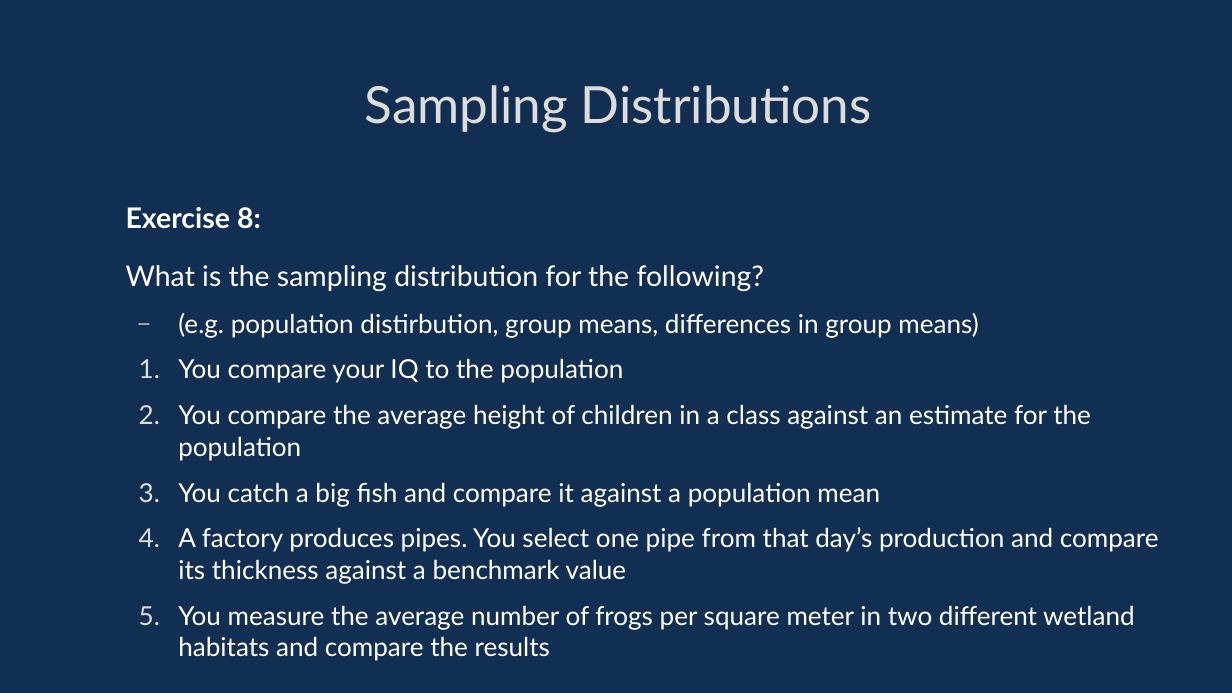
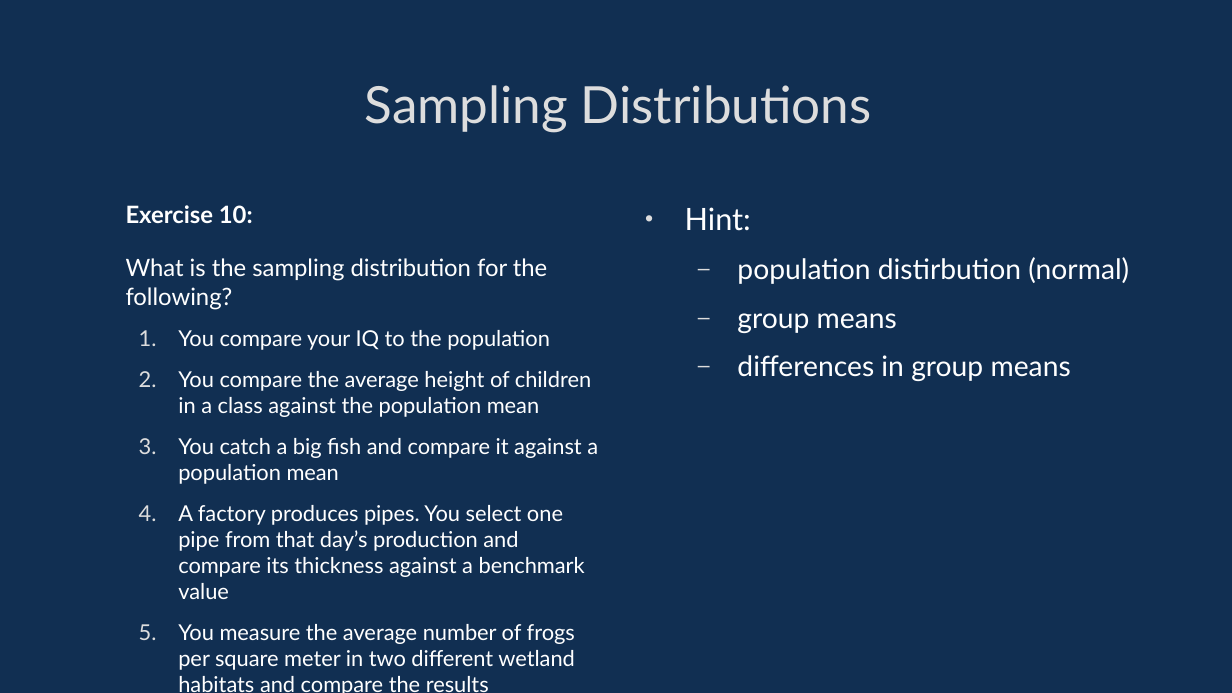
Before and after one commit to davidgundry/maths22-23, a slide deck: slide 63 of slides/maths-12-inferrential-statistics.odp (slide 76 before the commit). Drawn at 1232x693 pixels with LibreOffice and Linux fonts; fonts in the diff are those of the drawing. Boxes give left, top, right and bottom in pixels: in the first picture for what was removed or moved away, otherwise in the second. Text is boxed around its words. In the diff, an @@ line names an element or a change of style, - is before the commit and + after.

```diff
--- a/slides/maths-12-inferrential-statistics.odp
+++ b/slides/maths-12-inferrential-statistics.odp
@@ text at bbox=[126, 205, 253, 223]: text changed; size 18.3 to 15.3 pt @@
-Exercise 8:
+Exercise 10:
@@ text added at bbox=[685, 207, 1129, 381], 18.2 pt, text #FFFFFF @@
+• Hint:
+  – population distirbution (normal)
+  – group means
+  – differences in group means
@@ text at bbox=[126, 258, 598, 693]: size 18.3 to 15.3 pt in "What is the sampling distribution for the ..."; size 16.8 to 14.1 pt in "You compare your IQ to the population", "You catch a big fish and compare ...", "A factory produces pipes. You select one ...", "You measure the average number of frogs ..." @@
@@ text at bbox=[178, 313, 978, 337]: paragraph removed @@
-  – (e.g. population distirbution, group means, differences in group means)
@@ text at bbox=[178, 371, 591, 417]: text changed; size 16.8 to 14.1 pt @@
-  2. You compare the average height of children in a class against an estimate for the population
+  2. You compare the average height of children in a class against the population mean
```
Also in this commit, not shown: 32 other slides changed, 22 slides added, 28 slides removed, 17 other files.
